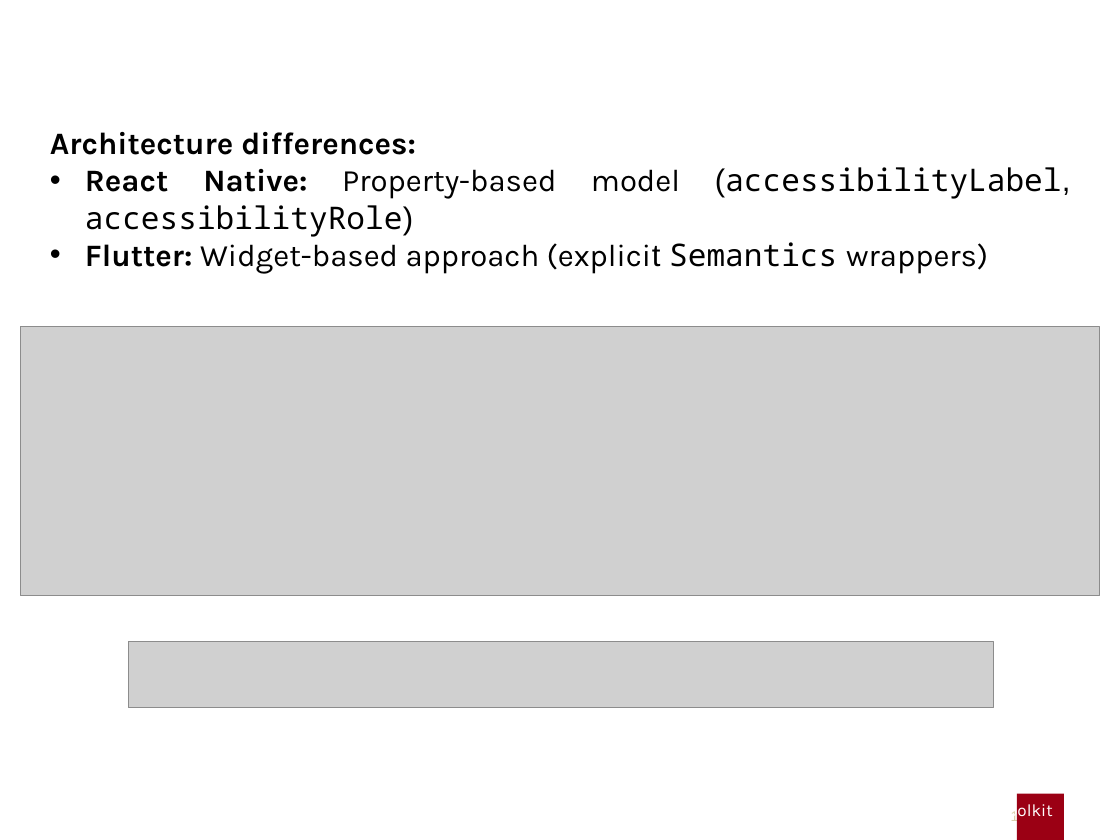
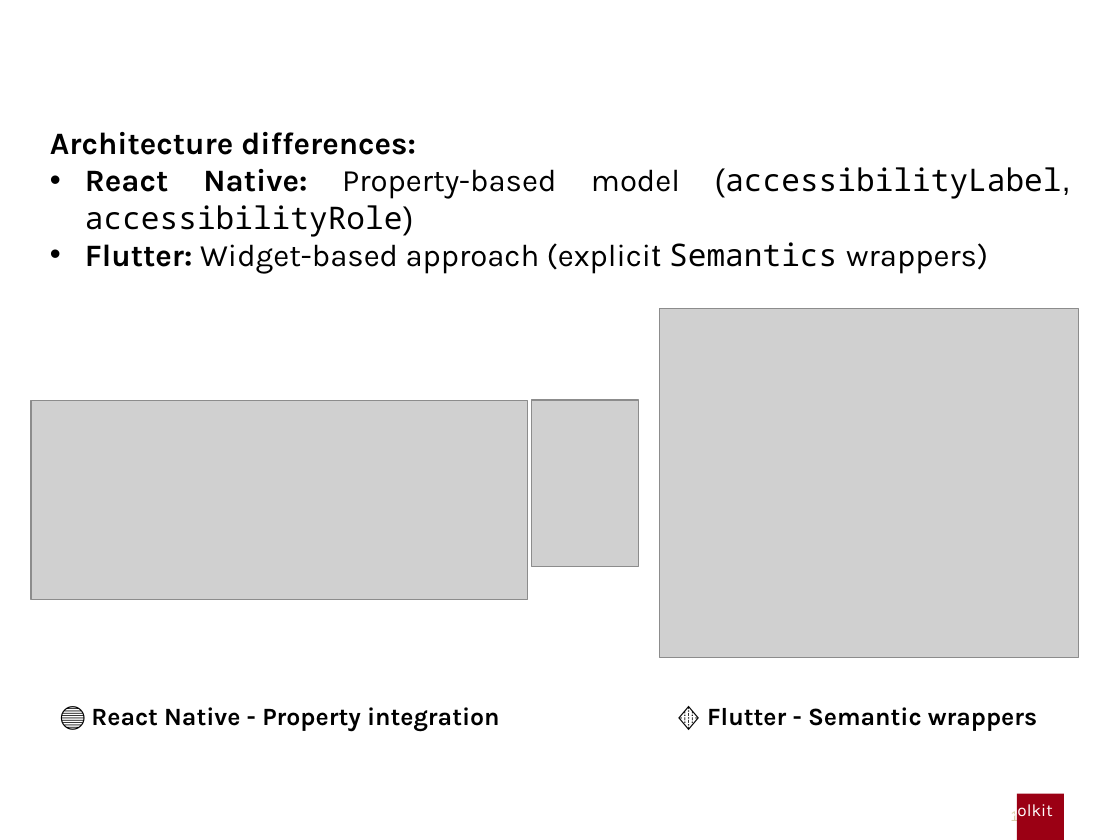
Before and after one commit to gabrielrovesti/Master-Thesis-UniPD, a slide deck: slide 13 of Thesis Presentation/Presentation Gabriel Rovesti.pptx. Drawn at 1120x840 pixels with LibreOffice and Linux fonts; fonts in the diff are those of the drawing; grey boxes stand for pictures; background and template pictures are left out. Boxes give left, top, right and bottom in pixels: in the first picture for what was removed or moved away, otherwise in the second. Text is boxed around its words. In the diff, an @@ line names an element or a change of style, - is before the commit and + after.

```diff
--- a/Thesis Presentation/Presentation Gabriel Rovesti.pptx
+++ b/Thesis Presentation/Presentation Gabriel Rovesti.pptx
@@ picture removed at [20,327,1100,596] @@
@@ picture added at [660,309,1079,659] @@
@@ picture added at [31,401,528,599] @@
@@ picture added at [531,400,638,566] @@
@@ picture removed at [128,642,993,708] @@
@@ text added at [91,707,500,730], 16 pt, text #000000, bold @@
+🔵 React Native - Property integration
@@ text added at [707,707,1037,730], 16 pt, text #000000, bold @@
+🔶 Flutter - Semantic wrappers
```
Also in this commit, not shown: 10 other slides changed, 1 slide added, 1 slide removed, 3 other files.
